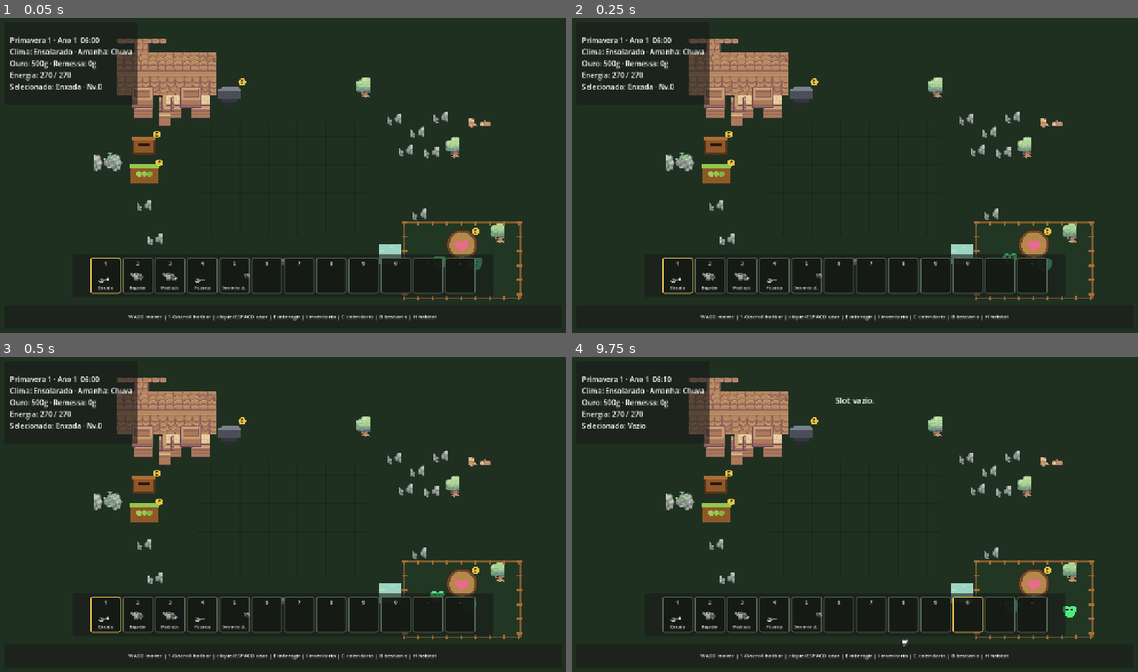
Above: before the commit, frames 1-4 (two rows, left to right).
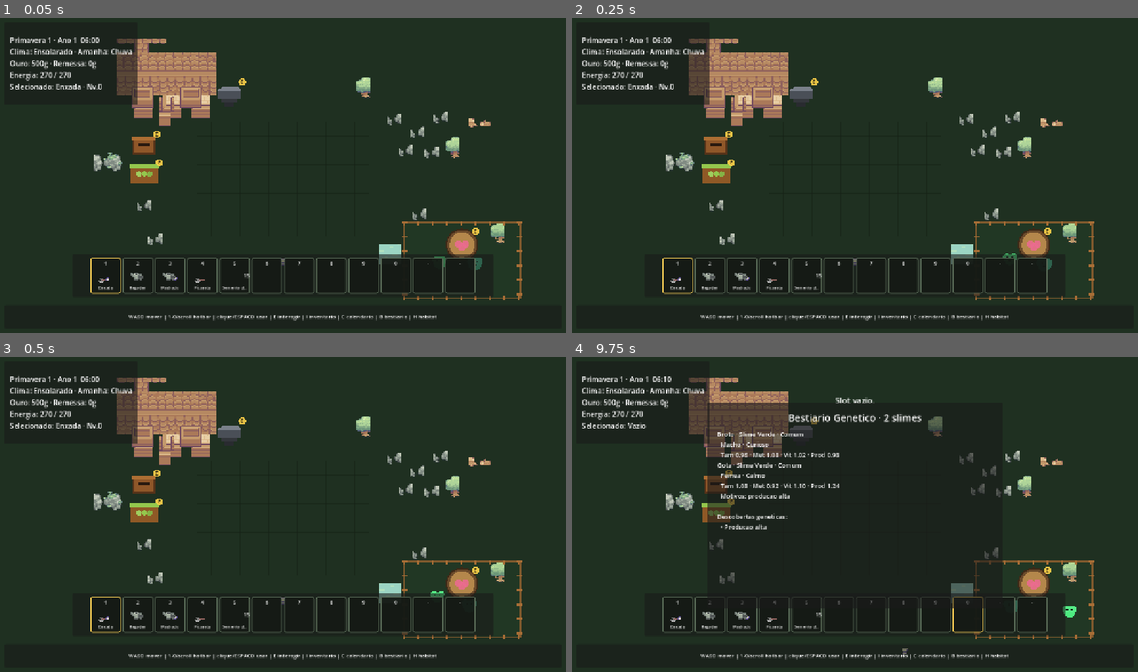
Above: after the commit, the same moments.

Repository: HelioConde/GameSlime
Game: Godot game, scene res://scenes/world/main.tscn
The game is run twice, just before and just after one commit, with the same random seed, the same clock (stepped at 60 frames per second) and the same inputs.
Inputs (mouse positions are in pixels of both pictures, inside the frame that each line leads up to):
- Up to frame 1 (0.05 s): no input
- Up to frame 2 (0.25 s): no input
- Up to frame 3 (0.5 s): no input
- Up to frame 4 (9.75 s): tap Enter at 0.5, 2.75, 5 s; move the mouse to (979, 498) at 0.52 s; hold D 0.53-1.25 s; tap E at 0.6 s; click (979, 498) at 0.67 s; tap Space at 0.77, 1.25, 3.5, 3.77, 6.5, 6.77 s; drag from (741, 530) to (826, 577) at 1.27 s; move the mouse to (911, 445) at 2.02 s; hold D 2.03-2.75 s; tap 2 at 2.1 s; drag from (826, 577) to (685, 467) at 2.77 s; move the mouse to (1024, 561) at 3.52 s; hold A 3.53-4.25 s; tap 4 at 3.6 s; drag from (685, 467) to (770, 432) at 4.27 s; move the mouse to (883, 514) at 5.02 s; hold S 5.03-5.75 s; tap 6 at 5.1 s; click (883, 514) at 5.17 s; drag from (770, 432) to (741, 530) at 5.77 s; move the mouse to (979, 498) at 6.52 s; hold W 6.53-7.25 s; tap 8 at 6.6 s; drag from (741, 530) to (826, 577) at 7.27 s; move the mouse to (911, 445) at 8.02 s; hold S 8.03-8.75 s; tap 0 at 8.1 s; drag from (826, 577) to (685, 467) at 8.77 s; move the mouse to (1024, 561) at 9.52 s; hold W from 9.53 s (still down); tap B at 9.6 s; click (1024, 561) at 9.67 s

The runs differ from the first frame. In frame 4, 5.0% of the frame differs, in the area x 23-89%, y 14-95%.
Error before the commit: Invalid assignment of property or key 'visible' with value of type 'bool' on a base object of type 'null instance'. (res://scripts/ui/game_hud.gd:48)

Commit message:
feat: add full inventory panel layout

Diff:
--- a/scenes/ui/game_hud.tscn
+++ b/scenes/ui/game_hud.tscn
@@ -159,3 +159,57 @@
 [node name="Body" type="Label" parent="HabitatPanel/Margin/Content"]
 layout_mode = 2
 theme_override_font_sizes/font_size = 14
+
+
+[node name="InventoryPanel" type="PanelContainer" parent="."]
+visible = false
+offset_left = 300.0
+offset_top = 72.0
+offset_right = 980.0
+offset_bottom = 625.0
+
+[node name="Margin" type="MarginContainer" parent="InventoryPanel"]
+theme_override_constants/margin_left = 24
+theme_override_constants/margin_top = 18
+theme_override_constants/margin_right = 24
+theme_override_constants/margin_bottom = 18
+
+[node name="Content" type="VBoxContainer" parent="InventoryPanel/Margin"]
+layout_mode = 2
+theme_override_constants/separation = 10
+
+[node name="Title" type="Label" parent="InventoryPanel/Margin/Content"]
+layout_mode = 2
+text = "Inventario"
+theme_override_font_sizes/font_size = 24
+horizontal_alignment = 1
+
+[node name="Summary" type="Label" parent="InventoryPanel/Margin/Content"]
+layout_mode = 2
+horizontal_alignment = 1
+
+[node name="Grid" type="GridContainer" parent="InventoryPanel/Margin/Content"]
+layout_mode = 2
+theme_override_constants/h_separation = 8
+theme_override_constants/v_separation = 8
+columns = 4
+
+[node name="Detail" type="Label" parent="InventoryPanel/Margin/Content"]
+custom_minimum_size = Vector2(0, 74)
+layout_mode = 2
+theme_override_font_sizes/font_size = 12
+horizontal_alignment = 1
+vertical_alignment = 1
+
+[node name="Actions" type="HBoxContainer" parent="InventoryPanel/Margin/Content"]
+layout_mode = 2
+theme_override_constants/separation = 12
+alignment = 1
+
+[node name="OrganizeButton" type="Button" parent="InventoryPanel/Margin/Content/Actions"]
+layout_mode = 2
+text = "Organizar stacks"
+
+[node name="CloseButton" type="Button" parent="InventoryPanel/Margin/Content/Actions"]
+layout_mode = 2
+text = "Fechar"
